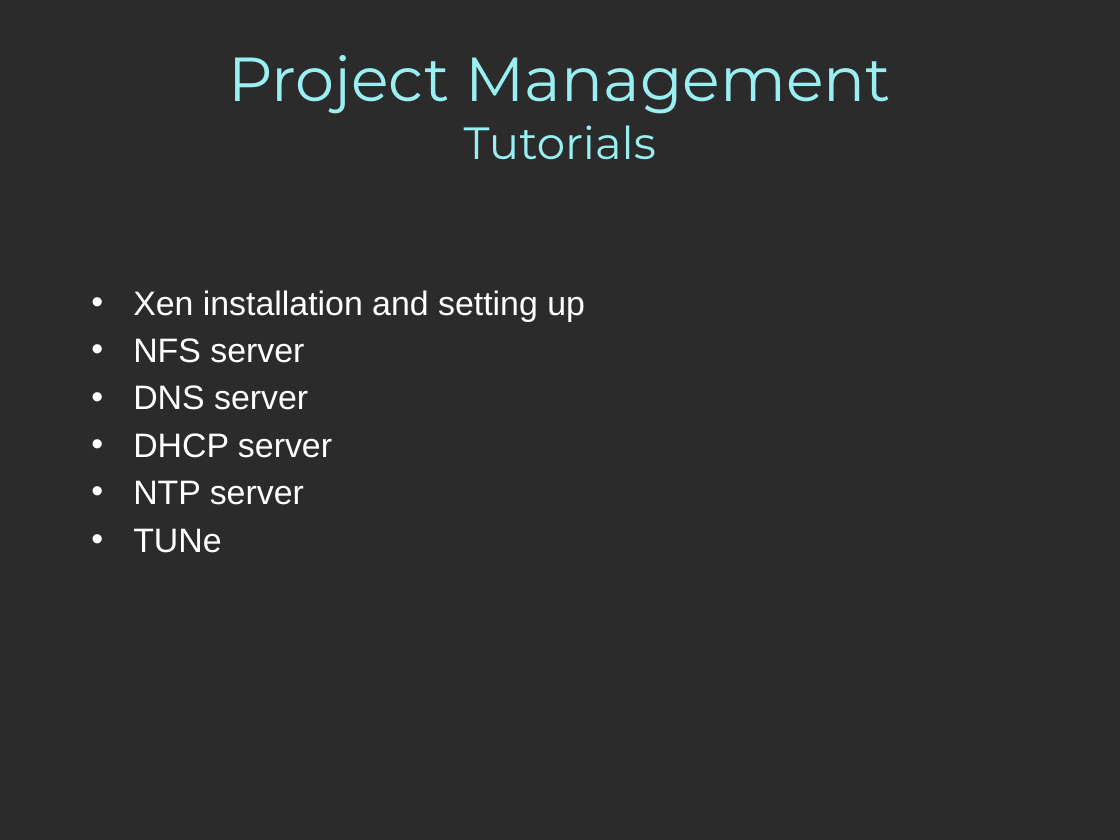
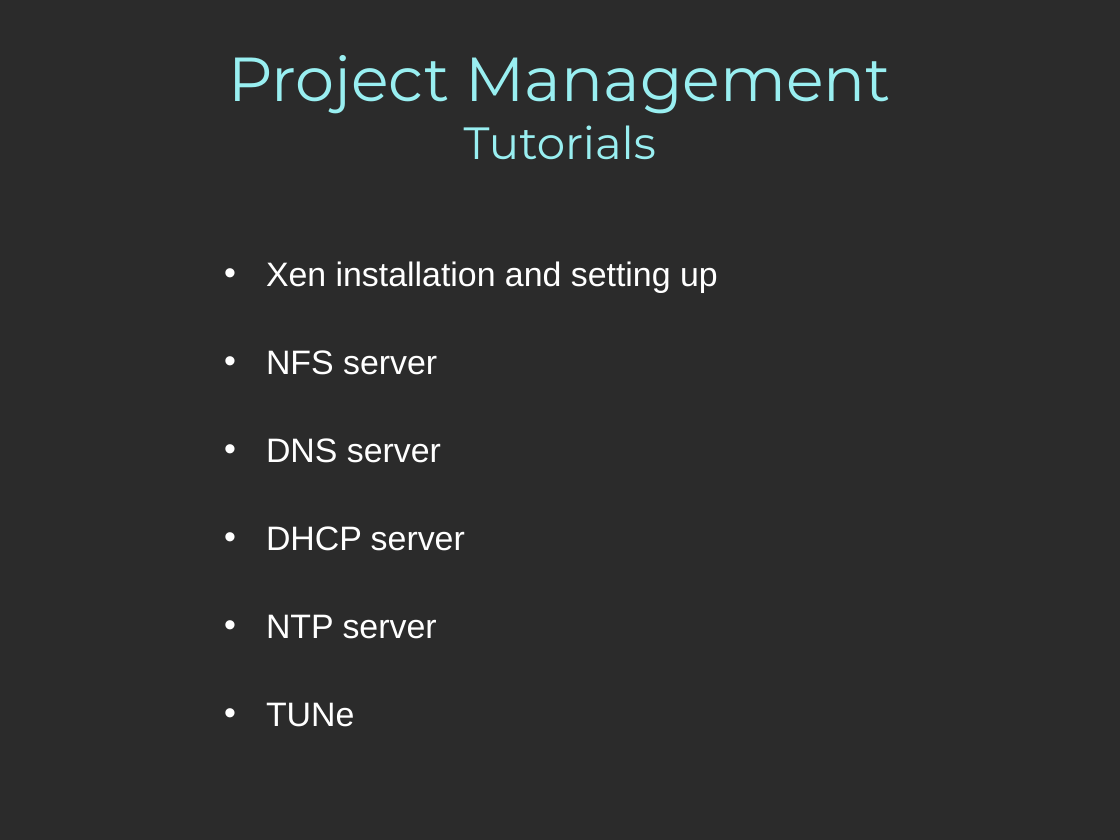
Before and after one commit to mgiorgino/xen-attitune, a slide deck: slide 40 of Docs/Anglais/PresentationAnglais.pptx (slide 39 before the commit). Drawn at 1120x840 pixels with LibreOffice and Linux fonts; fonts in the diff are those of the drawing; background and template pictures are left out; a plain dark background stands for a picture behind light text. Boxes give left, top, right and bottom in pixels: in the first picture for what was removed or moved away, otherwise in the second. Text is boxed around its words. In the diff, an @@ line names an element or a change of style, - is before the commit and + after.

```diff
--- a/Docs/Anglais/PresentationAnglais.pptx
+++ b/Docs/Anglais/PresentationAnglais.pptx
@@ text "Xen installation and setting up": place and size @@
-text "Xen installation and setting up" at [133,290,585,553]
+text "Xen installation and setting up" at [266,261,718,727]
@@ text "Xen installation and setting up" at [266,261,718,727]: line spacing 1 to 2 @@
```
Also in this commit, not shown: 19 other slides changed, 2 slides added, 2 slides removed.
